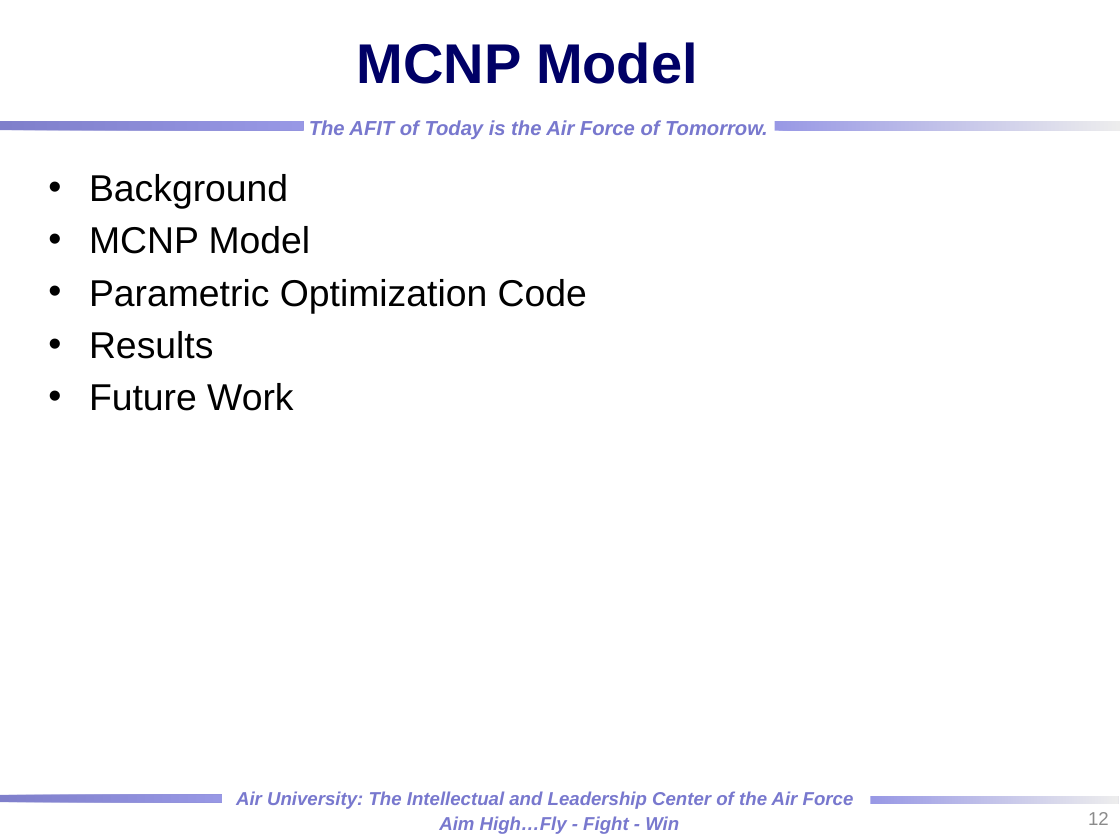
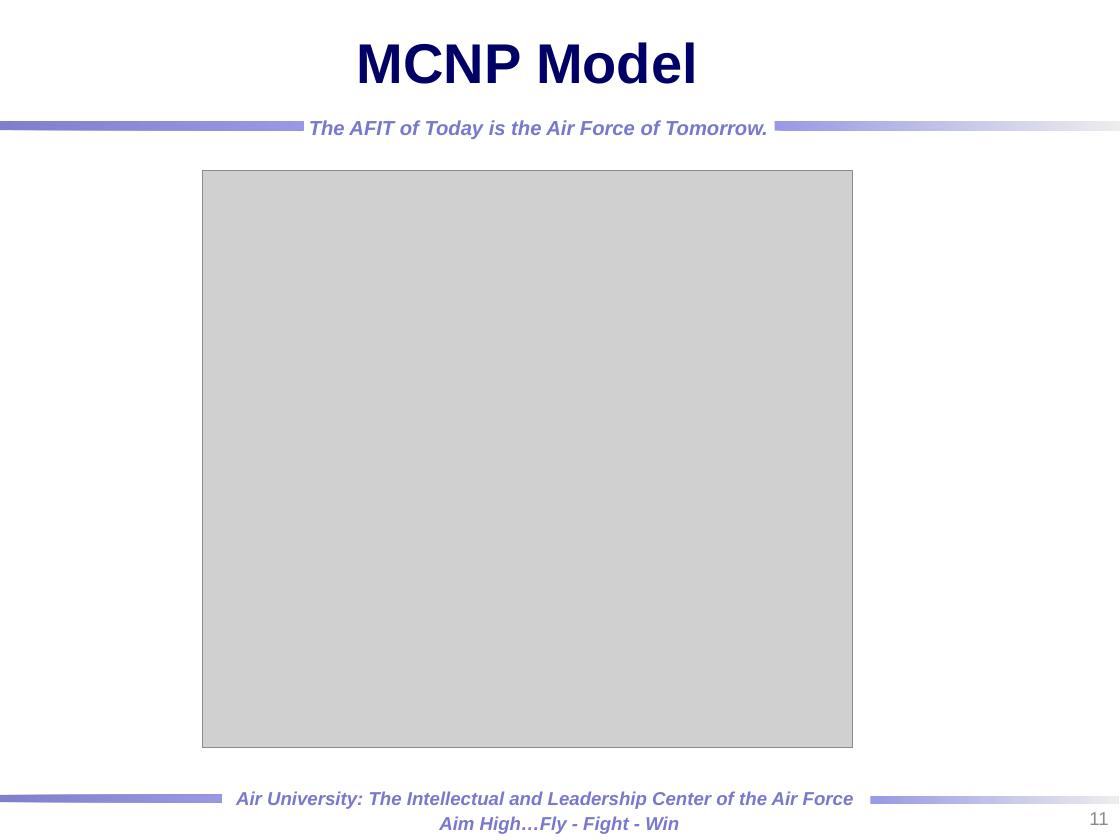
Before and after one commit to rtorzilli/GeDetector-Project, a slide deck: slide 11 of Report/HPGe_Automation Optimization_MCNP_Model.pptx (slide 12 before the commit). Drawn at 1120x840 pixels with LibreOffice and Linux fonts; fonts in the diff are those of the drawing; grey boxes stand for pictures; background and template pictures are left out. Boxes give left, top, right and bottom in pixels: in the first picture for what was removed or moved away, otherwise in the second. Text is boxed around its words. In the diff, an @@ line names an element or a change of style, - is before the commit and + after.

```diff
--- a/Report/HPGe_Automation Optimization_MCNP_Model.pptx
+++ b/Report/HPGe_Automation Optimization_MCNP_Model.pptx
@@ text removed at (x1=89, y1=174, x2=587, y2=411) @@
-• Background
-• MCNP Model
-• Parametric Optimization Code
-• Results
-• Future Work
@@ picture added at (x1=202, y1=170, x2=852, y2=748) @@
@@ page number at (x1=1089, y1=812, x2=1108, y2=825): text changed @@
-12
+11
```
Also in this commit, not shown: 6 slides added, 1 slide removed, 1 other file.
